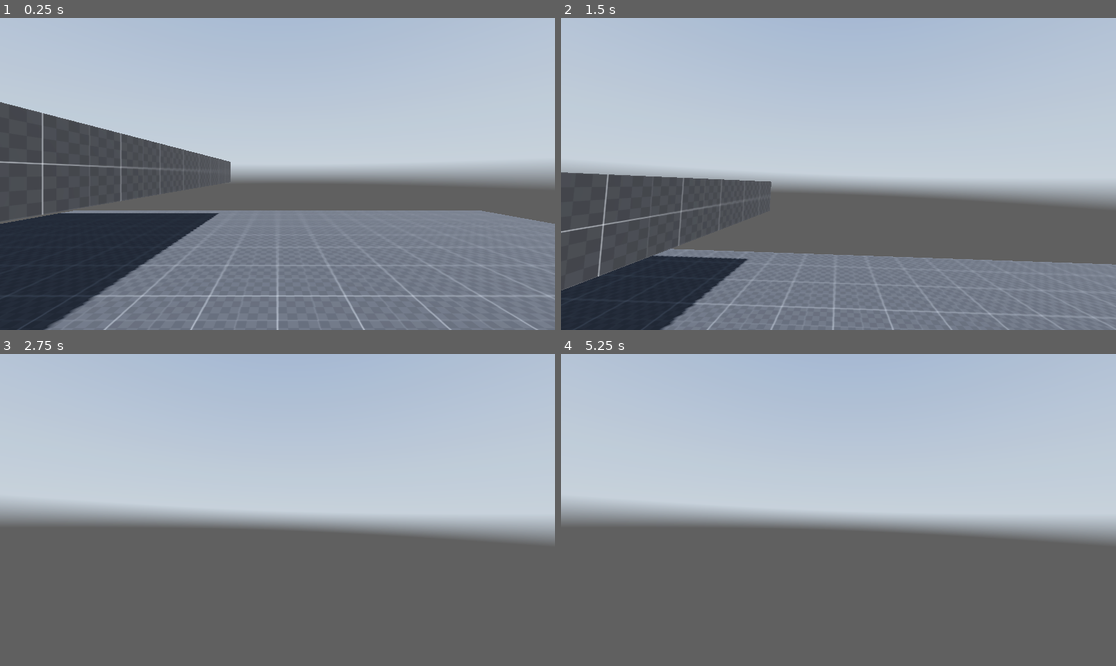
Above: before the commit, frames 1-4 (two rows, left to right).
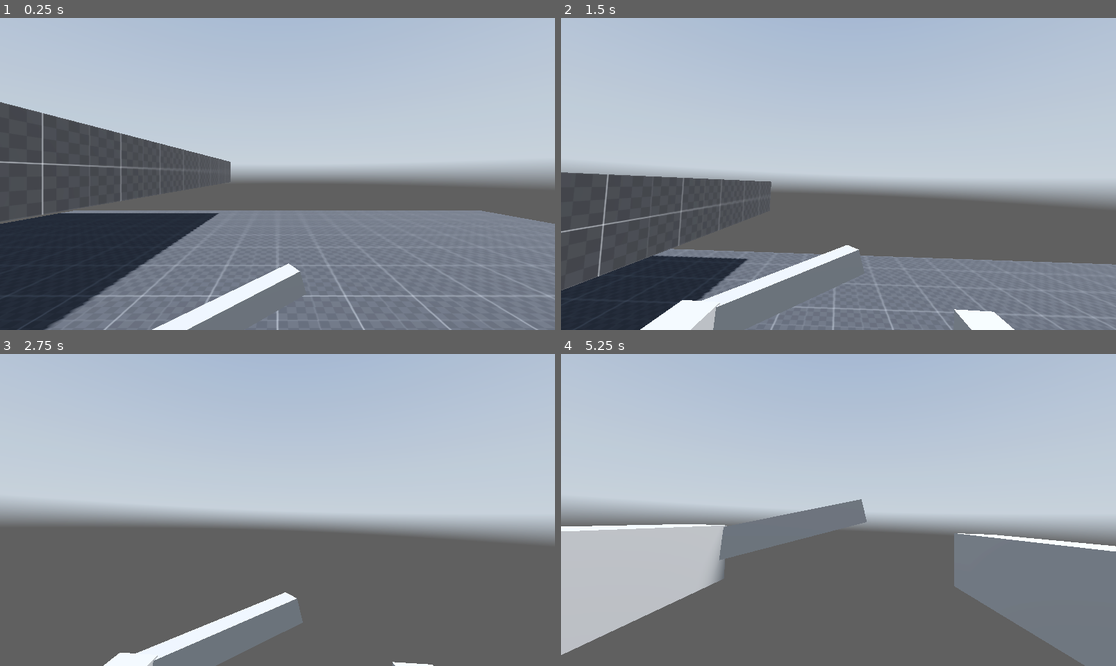
Above: after the commit, the same moments.

Repository: Lv404NotFound/Bugles_With_Chees
Game: Godot game, scene res://Scenes/Main.tscn
The game is run twice, just before and just after one commit, with the same random seed, the same clock (stepped at 60 frames per second) and the same inputs. A sky picture missing from this copy of the repository is replaced by a grey-blue gradient.
Inputs:
- Up to frame 1 (0.25 s): no input
- Up to frame 2 (1.5 s): tap Enter at 0.5 s; hold Ctrl (crouch) 0.53-1.28 s; hold W (forward) from 0.53 s (still down); tap Space (jump) at 0.77 s; tap Alt (free_look) at 1.35 s
- Up to frame 3 (2.75 s): keep holding W (forward); tap Space (jump) at 1.52 s; hold Shift (sprint) from 2.03 s (still down)
- Up to frame 4 (5.25 s): keep holding W (forward); release Shift (sprint) at 2.78 s; tap Ctrl (crouch) at 2.85 s; tap Space (jump) at 3.02, 3.77, 4.25, 4.52 s; hold Alt (free_look) 3.53-4.28 s; tap Shift (sprint) at 4.35 s; tap Enter at 5 s; hold Ctrl (crouch) from 5.03 s (still down)

The runs differ from the first frame. In frame 1, 1.2% of the frame differs, in the area x 27-55%, y 78-100%; in frame 2, 2.5%; in frame 3, 3.5%; in frame 4, 19%, in the area x 0-100%, y 46-100%.

Commit message:
Trying to add arms + katan

Diff:
--- a/Scenes/Main.tscn
+++ b/Scenes/Main.tscn
@@ -215,3 +215,14 @@
 libraries = {
 "": SubResource("AnimationLibrary_x058c")
 }
+
+[node name="Hands" type="Node3D" parent="Player"]
+
+[node name="lefthand" type="CSGBox3D" parent="Player/Hands"]
+transform = Transform3D(0.042486, 0, 0.133945, 0, 0.185977, 0, -0.999097, 0, 0.00569594, 0.462808, 1.13268, -0.226673)
+
+[node name="righthand" type="CSGBox3D" parent="Player/Hands"]
+transform = Transform3D(0.042486, 0, 0.133945, 0, 0.185977, 0, -0.999097, 0, 0.00569594, -0.480198, 1.13268, -0.226673)
+
+[node name="Katana" type="CSGBox3D" parent="Player/Hands"]
+transform = Transform3D(0.566749, -0.0284466, 0.046296, 0.156492, 0.103022, 0.0127833, -0.254115, 0, 0.111126, -0.189672, 1.2214, -0.852136)
--- a/Scripts/Player.gd
+++ b/Scripts/Player.gd
@@ -10,10 +10,13 @@
 @onready var camera_3d = $nek/Head/eyes/Camera3D
 @onready var eyes = $nek/Head/eyes
 @onready var animation_player = $nek/Head/eyes/AnimationPlayer
+@onready var hands = $Hands
+@onready var lefthand = $Hands/lefthand
+@onready var righthand = $Hands/righthand
+@onready var katana = $Hands/Katana
 
 
 # Speed Vars
-
 var current_speed = 5.0 # Variable to store the current speed of the player
 
 var walking_speed = 5.0 # Speed when the player is walking
